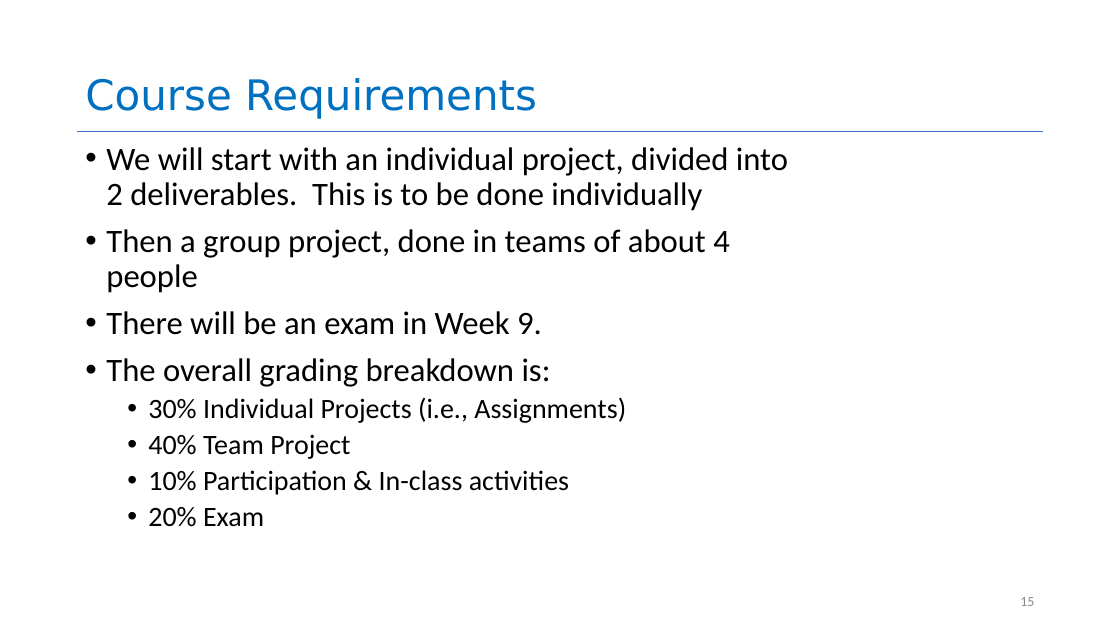
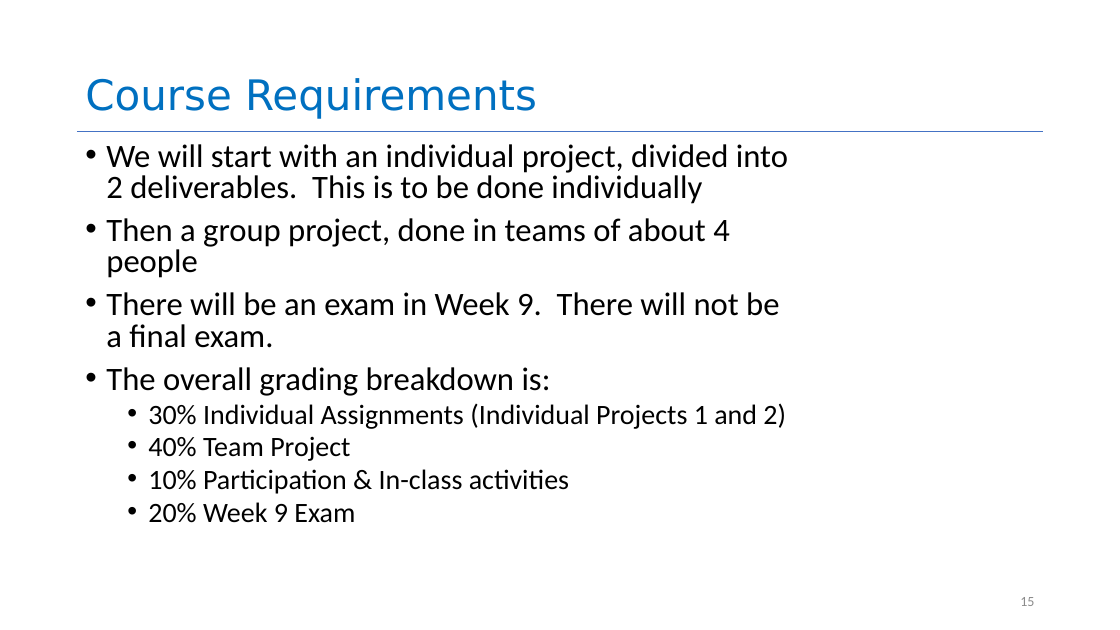
Before and after one commit to neu-se/CS4530-Spring-2023, a slide deck: slide 15 of Slides/Module 01.1 Course Introduction.pptx. Drawn at 1120x630 pixels with LibreOffice and Linux fonts; fonts in the diff are those of the drawing. Boxes give left, top, right and bottom in pixels: in the first picture for what was removed or moved away, otherwise in the second. Text is boxed around its words. In the diff, an @@ line names an element or a change of style, - is before the commit and + after.

Commit message:
tweaked Module 01.1 slides to improve text

```diff
--- a/Slides/Module 01.1 Course Introduction.pptx
+++ b/Slides/Module 01.1 Course Introduction.pptx
@@ text at box(106, 144, 788, 494): line spacing 0.9 to 0.8 @@
@@ text at box(106, 292, 779, 348): text changed @@
-• There will be an exam in Week 9.
+• There will be an exam in Week 9. There will not be a final exam.
@@ text at box(148, 403, 786, 429): text changed @@
-  • 30% Individual Projects (i.e., Assignments)
+  • 30% Individual Assignments (Individual Projects 1 and 2)
@@ text at box(148, 502, 355, 523): text changed @@
-  • 20% Exam
+  • 20% Week 9 Exam
```
Also in this commit, not shown: 2 other slides changed, 1 slide added, 1 other file.
